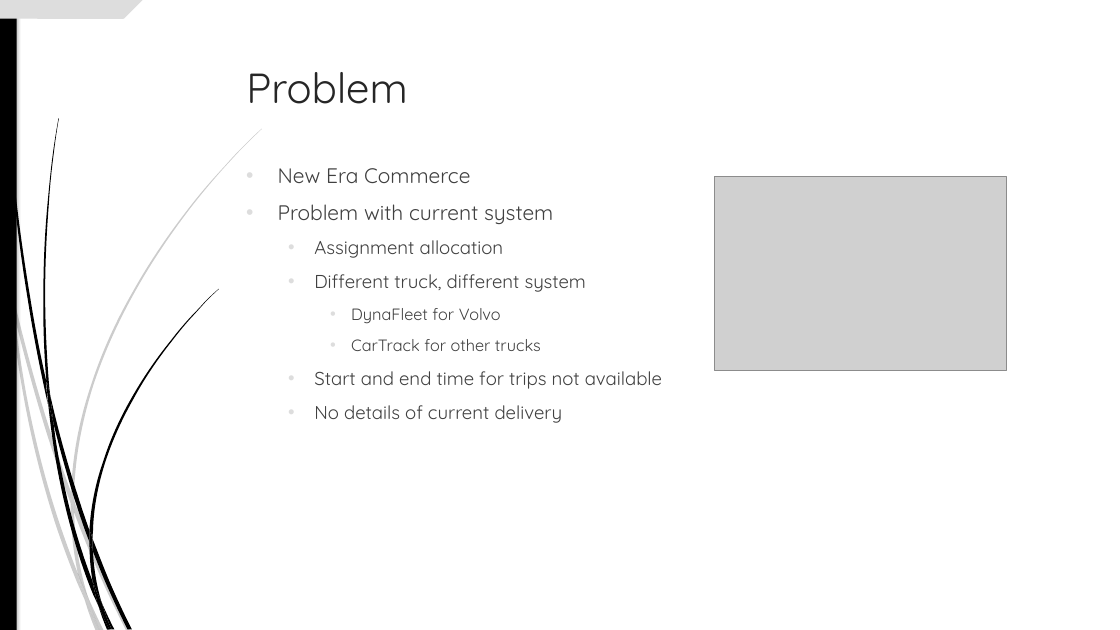
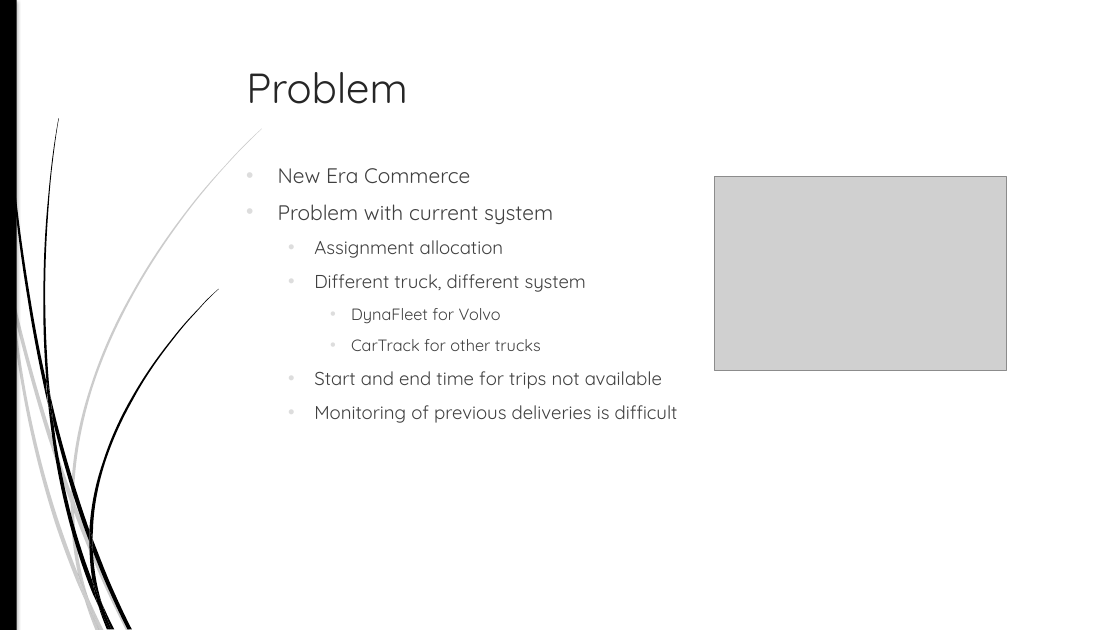
Before and after one commit to ThinaTaliwe/FMS, a slide deck: slide 2 of FMS Presentation.pptx. Drawn at 1120x630 pixels with LibreOffice and Linux fonts; fonts in the diff are those of the drawing; grey boxes stand for pictures. Boxes give left, top, right and bottom in pixels: in the first picture for what was removed or moved away, otherwise in the second. Text is boxed around its words. In the diff, an @@ line names an element or a change of style, - is before the commit and + after.

```diff
--- a/FMS Presentation.pptx
+++ b/FMS Presentation.pptx
@@ freeform shape removed at bbox=[0, 0, 146, 18] @@
@@ outline redrawn in 3 elements at bbox=[71, 129, 262, 501], bbox=[3, 0, 48, 404], bbox=[89, 289, 218, 539] @@
@@ text at bbox=[314, 405, 678, 423]: text changed @@
-  • No details of current delivery
+  • Monitoring of previous deliveries is difficult
```
Also in this commit, not shown: 2 other slides changed, 9 other files.
